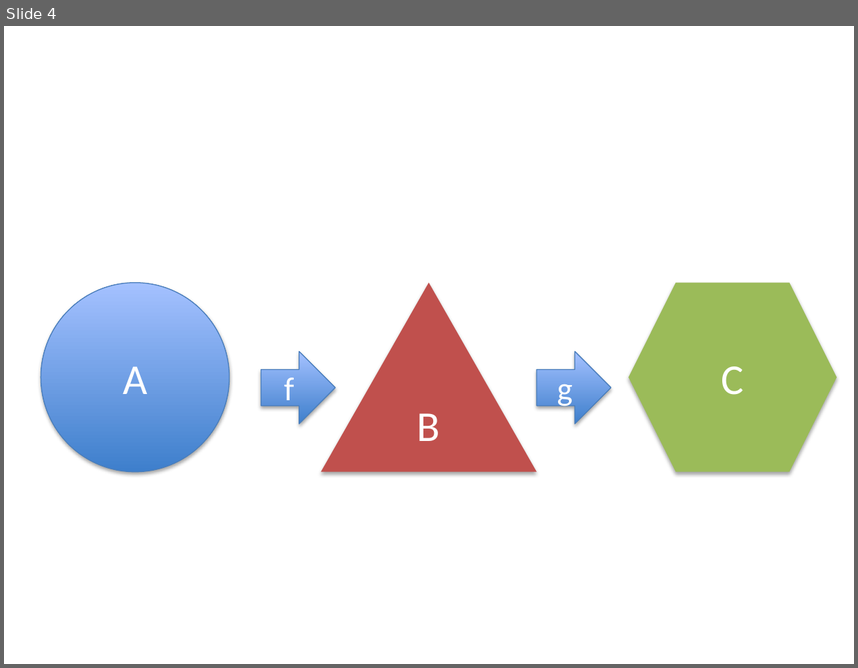
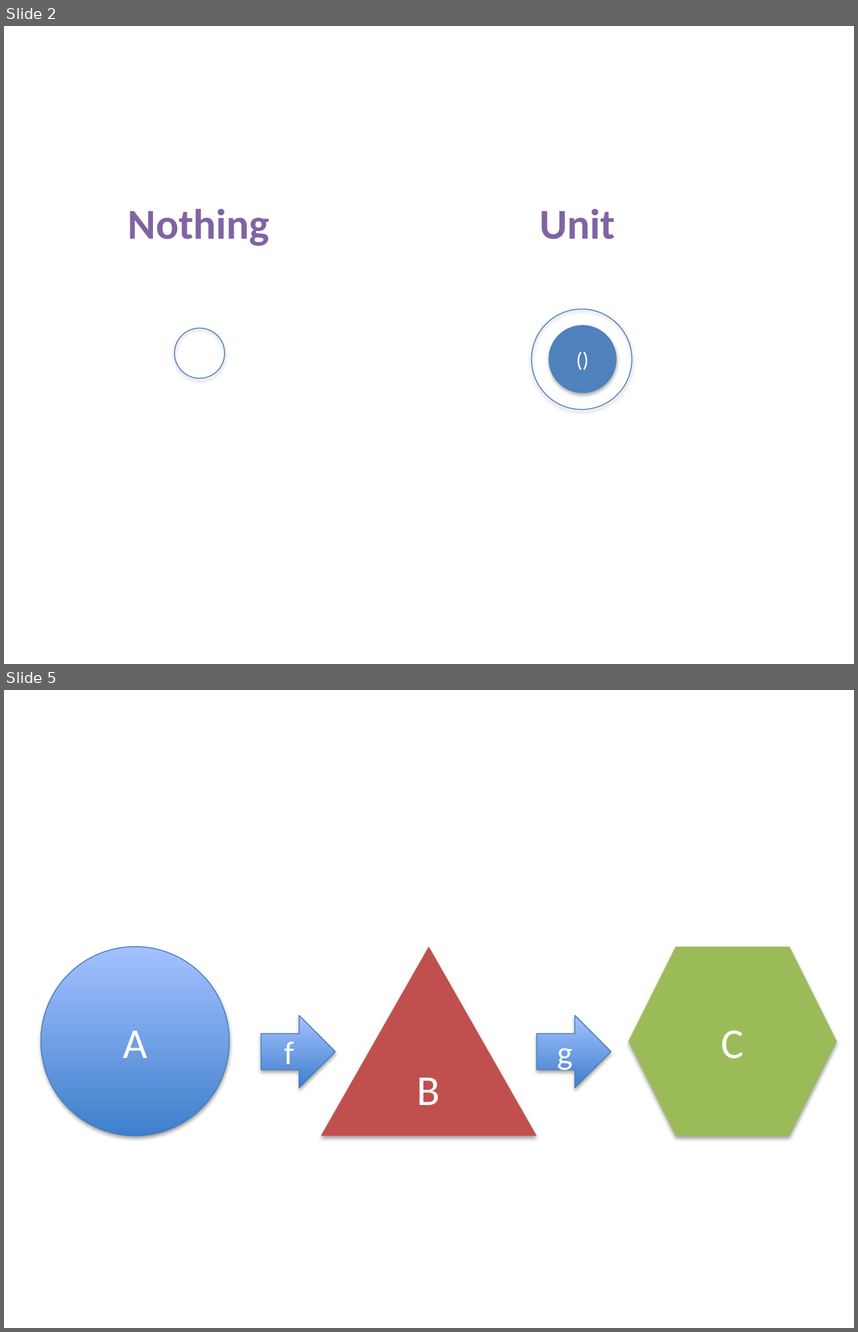
Before and after one commit to fp-tower/foundations, a slide deck: Diagrams.pptx. Shown one above the other, each under a label of ours: slide 4 before the commit, slides 2 and 5 after it; the slides between them are not shown. The pictures are 858x668 and 858x1332 pixels, drawn with LibreOffice and Linux fonts; fonts in the diff are those of the drawing. Boxes give left, top, right and bottom in pixels: in the first picture for what was removed or moved away, otherwise in the second. Text is boxed around its words. In the diff, an @@ line names an element or a change of style, - is before the commit and + after.

```diff
--- a/Diagrams.pptx
+++ b/Diagrams.pptx
@@ slide 2 added at (4, 26, 854, 664), background #FFFFFF @@
@@ text added at (128, 209, 270, 246), 36 pt, text #8064A2, bold @@
+Nothing
@@ text added at (540, 209, 616, 239), 36 pt, text #8064A2, bold @@
+Unit
@@ ellipse added at (532, 309, 632, 410), outline #4B7EBC 0.75 pt @@
@@ ellipse added at (175, 328, 225, 378), outline #4B7EBC 0.75 pt @@
@@ ellipse added at (549, 325, 616, 392), fill #4F81BD, outline #4B7EBC 0.75 pt, 18 pt, text #FFFFFF @@
+()
@@ what was slide 4 is now slide 5 @@
```
Also in this commit, not shown: 4 slides changed, 39 other slides added, 1 slide removed, 8 other files.
